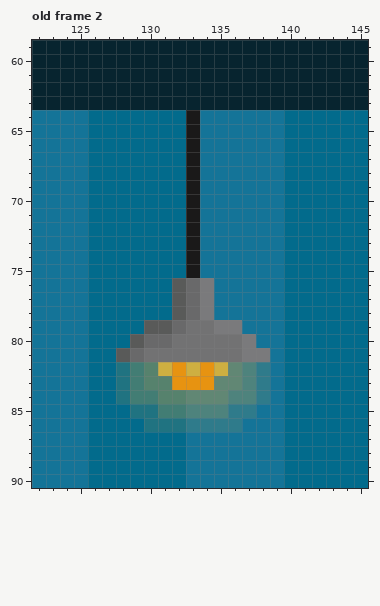
One commit to this pixel-art file: src/sprites/level0/level0.ase. The first picture shows the starting point.
320x180 pixels, 8 frames. Colours within 5 levels of each other are drawn and written as one. Shown: old frame 2: x 122..145, y 59..90. The commit also changed other frames or places, which this record leaves out.
Once edited:
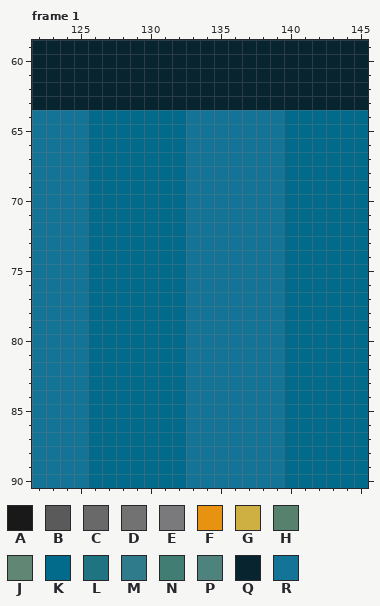
Palette (. is transparent): A #1a1919  B #595a59  C #69696a  D #727273  E #7a7a7c  F #e79311  G #ceaf41  H #56826d  J #618774  K #026b8c  L #207381  M #2f7b8b  N #427d74  P #4e837d  Q #07242f  R #147498
A new or re-ordered frame is compared with the old frame closest to it.
Edits made:
layer "Office" now shown
frames re-ordered
Frame 1 against old frame 2, layer "Office":
Colour B becomes colour K in rows 76 to 78 at x 132; in row 79 at x 130 to 131; in row 80 at x 129; in row 81 at x 128.
Colour C becomes colour K in row 79 at x 132; in row 80 at x 130 to 131; in row 81 at x 129.
Colour D becomes colour K in row 80 at x 132; in row 81 at x 130 to 132.
Colour F becomes colour K in rows 82 to 83 at x 132.
Colour G becomes colour K in row 82 at x 131.
Colour H becomes colour K in row 82 at x 130; in row 83 at x 130 to 131; in row 84 at x 131 to 132.
Colour L becomes colour K in rows 82 to 84 at x 128; in row 85 at x 129 to 130; in row 86 at x 130 to 132.
Colour N becomes colour K in rows 82 to 83 at x 129; in row 84 at x 129 to 130; in row 85 at x 131 to 132.
Colour A becomes colour R in rows 64 to 75 at x 133.
Colour C becomes colour R in rows 76 to 78 at x 133.
Colour D becomes colour R in row 79 at x 133 to 134; in rows 80 to 81 at x 133 to 136.
Colour E becomes colour R in rows 76 to 78 at x 134; in row 79 at x 135 to 136; in row 80 at x 137; in row 81 at x 137 to 138.
Colour F becomes colour R in row 82 at x 134; in row 83 at x 133 to 134.
Colour G becomes colour R in row 82 at x 133 and 135.
Colour J becomes colour R in row 82 at x 136; in row 83 at x 135 to 136; in row 84 at x 133 to 135.
Colour M becomes colour R in rows 82 to 84 at x 138; in row 85 at x 136 to 137; in row 86 at x 133 to 136.
Colour P becomes colour R in rows 82 to 83 at x 137; in row 84 at x 136 to 137; in row 85 at x 133 to 135.
Pixel boxes of the changes (left, top, right, bottom) in both pictures:
changed: (116, 110, 270, 432)
